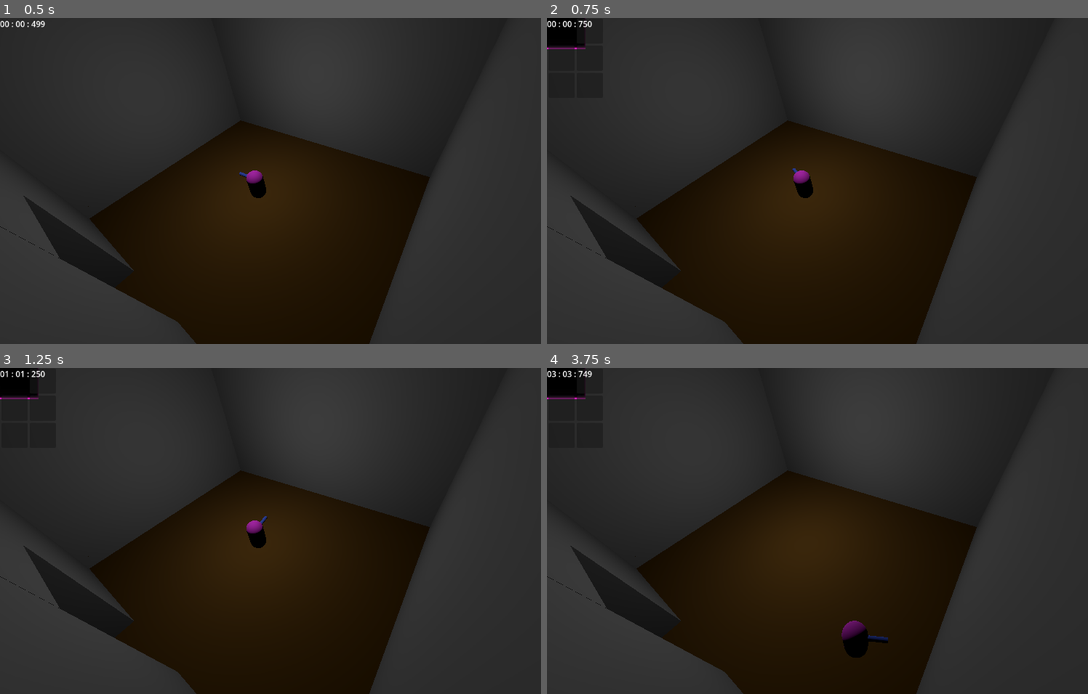
Above: before the commit, frames 1-4 (two rows, left to right).
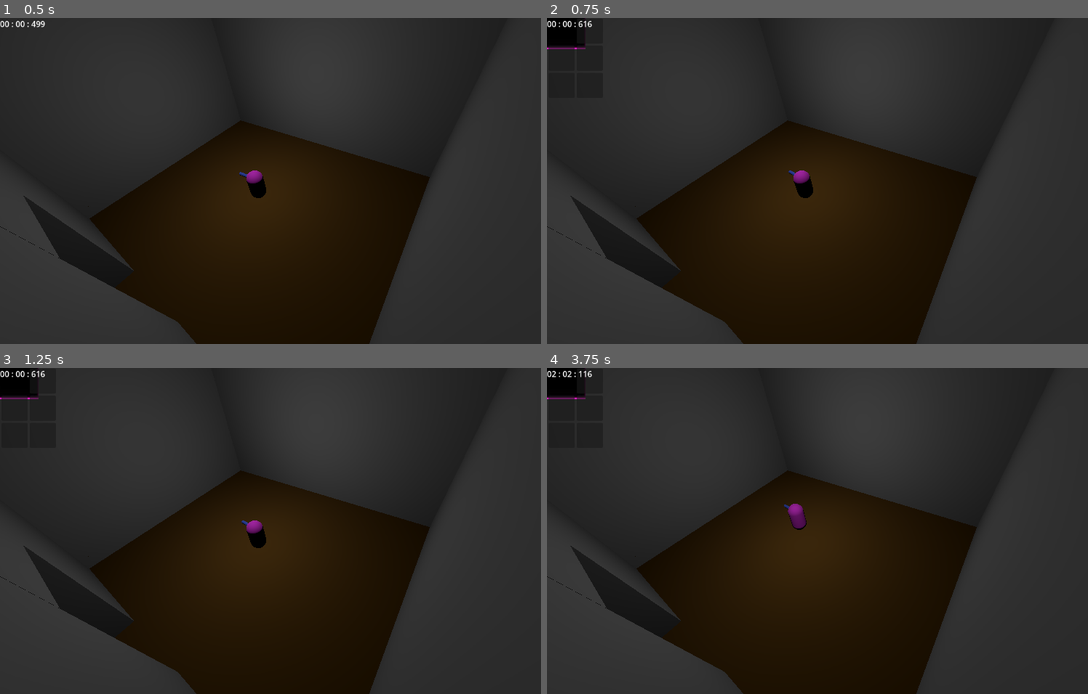
Above: after the commit, the same moments.

Repository: HuskyGameDev/2024f-team14
Game: Godot game, scene res://level/test_level.tscn
Two runs of this game, one before a commit and one after it. Both use one fixed random seed, a clock stepped at 60 frames per second and the inputs below.
Inputs:
- Up to frame 1 (0.5 s): no input
- Up to frame 2 (0.75 s): tap Enter at 0.5 s; hold D (turn_right) from 0.53 s (still down); tap P (P) at 0.6 s
- Up to frame 3 (1.25 s): keep holding D (turn_right)
- Up to frame 4 (3.75 s): tap Space at 1.25 s; release D (turn_right) at 1.28 s; hold S (move_backwards) 1.28-2.03 s; tap P (P) every 0.75 s from 1.35 to 3.6 s; hold D (turn_right) 2.03-2.78 s; tap Enter at 2.75 s; hold W (move_forwards) 2.78-3.53 s; hold A (turn_left) from 3.53 s (still down)

Frame 1 is identical in both runs. In frame 2, less than 0.1% of the frame differs, in the area x 5-47%, y 0-49%; in frame 3, less than 0.1%; in frame 4, 0.8%, in the area x 0-64%, y 0-89%.

Commit message:
creation of game manager and linking with inventory

Diff:
--- /dev/null
+++ b/houghton--outbreak/level/game_manager.gd
@@ -0,0 +1,23 @@
+extends Node
+
+
+# Called when the node enters the scene tree for the first time.
+func _ready() -> void:
+	pass # Replace with function body.
+
+
+# Called every frame. 'delta' is the elapsed time since the previous frame.
+func _process(delta: float) -> void:
+	pass
+
+
+
+
+func _on_inventory_ui_pause_signal() -> void:
+	get_tree().paused = true;
+	pass # Replace with function body.
+
+
+func _on_inventory_ui_resume_signal() -> void:
+	get_tree().paused = false;
+	pass # Replace with function body.
--- a/houghton--outbreak/level/test_level.tscn
+++ b/houghton--outbreak/level/test_level.tscn
@@ -1,6 +1,7 @@
-[gd_scene load_steps=10 format=3 uid="uid://dwpsls5jnk4qd"]
+[gd_scene load_steps=11 format=3 uid="uid://dwpsls5jnk4qd"]
 
 [ext_resource type="PackedScene" uid="uid://djmqij828p3ey" path="res://assets/test_player.tscn" id="1_lg7yx"]
+[ext_resource type="Script" path="res://level/game_manager.gd" id="1_m0mky"]
 [ext_resource type="Script" path="res://scripts/camera_trigger.gd" id="2_2r25l"]
 [ext_resource type="Resource" uid="uid://dcb50ttm3h73r" path="res://Items and Inventories/PlayerInventory.tres" id="2_vv285"]
 [ext_resource type="PackedScene" uid="uid://blrtg7c3skl1l" path="res://level/test_area.tscn" id="3_wh8uq"]
@@ -16,11 +17,15 @@
 
 [node name="Test Level" type="Node3D"]
 
+[node name="Game Manager" type="Node" parent="."]
+script = ExtResource("1_m0mky")
+
 [node name="Test Player" parent="." instance=ExtResource("1_lg7yx")]
 transform = Transform3D(1, 0, 0, 0, 1, 0, 0, 0, 1, 0, 2, 0)
 invenItems = ExtResource("2_vv285")
 
 [node name="InventoryUI" type="Control" parent="Test Player"]
+process_mode = 3
 custom_minimum_size = Vector2(112, 160)
 layout_mode = 3
 anchors_preset = 0
@@ -132,6 +137,8 @@
 
 [node name="Timer Scene" parent="." instance=ExtResource("3_wh8uq")]
 
+[connection signal="pauseSignal" from="Test Player/InventoryUI" to="Game Manager" method="_on_inventory_ui_pause_signal"]
+[connection signal="resumeSignal" from="Test Player/InventoryUI" to="Game Manager" method="_on_inventory_ui_resume_signal"]
 [connection signal="body_entered" from="Camera1(inside)/Area3D" to="Camera1(inside)/Area3D" method="enter_trigger"]
 [connection signal="body_exited" from="Camera1(inside)/Area3D" to="Camera1(inside)/Area3D" method="exit_trigger"]
 [connection signal="body_entered" from="Camera2(outside)/Area3D" to="Camera2(outside)/Area3D" method="enter_trigger"]
--- a/houghton--outbreak/scripts/inventory_ui.gd
+++ b/houghton--outbreak/scripts/inventory_ui.gd
@@ -5,6 +5,9 @@
 
 
 var paused = false
+
+signal pauseSignal
+signal resumeSignal
 
 func _ready():
 	update_slots()
@@ -18,8 +21,13 @@
 	if Input.is_action_just_pressed("P"):
 		if paused:
 			close()
+			paused = false
+			resumeSignal.emit()
 		else:
 			open()
+			paused = true
+			pauseSignal.emit()
+
 
 func open():
 	visible = true
